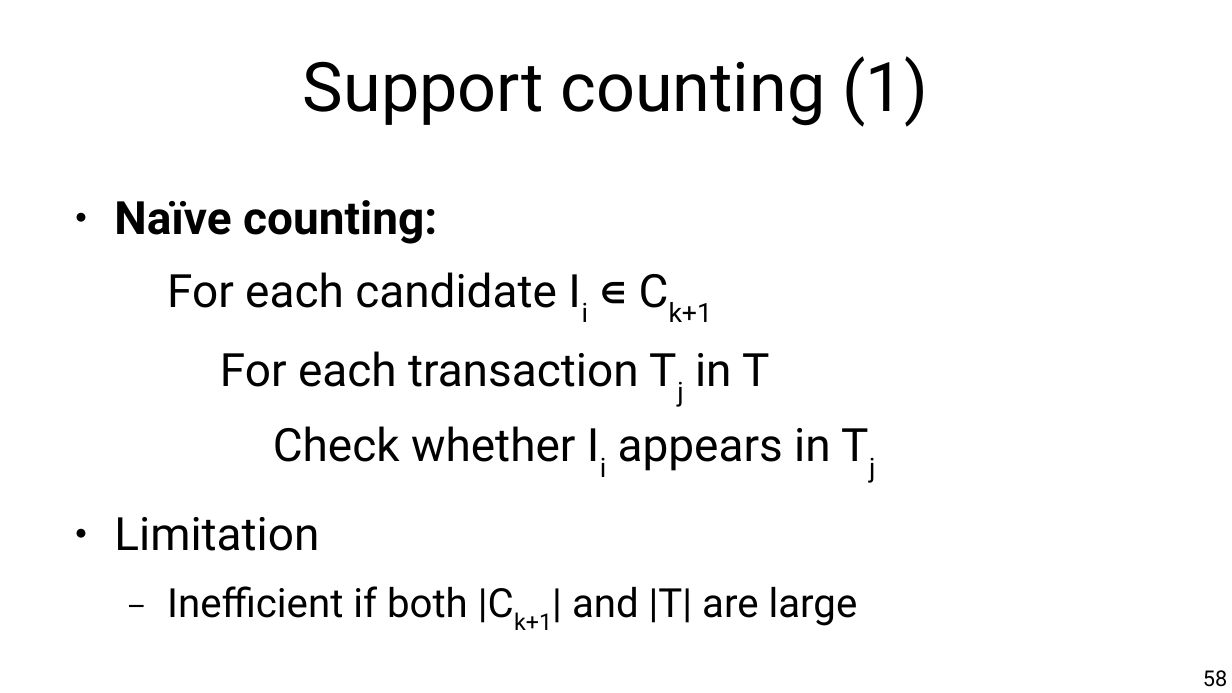
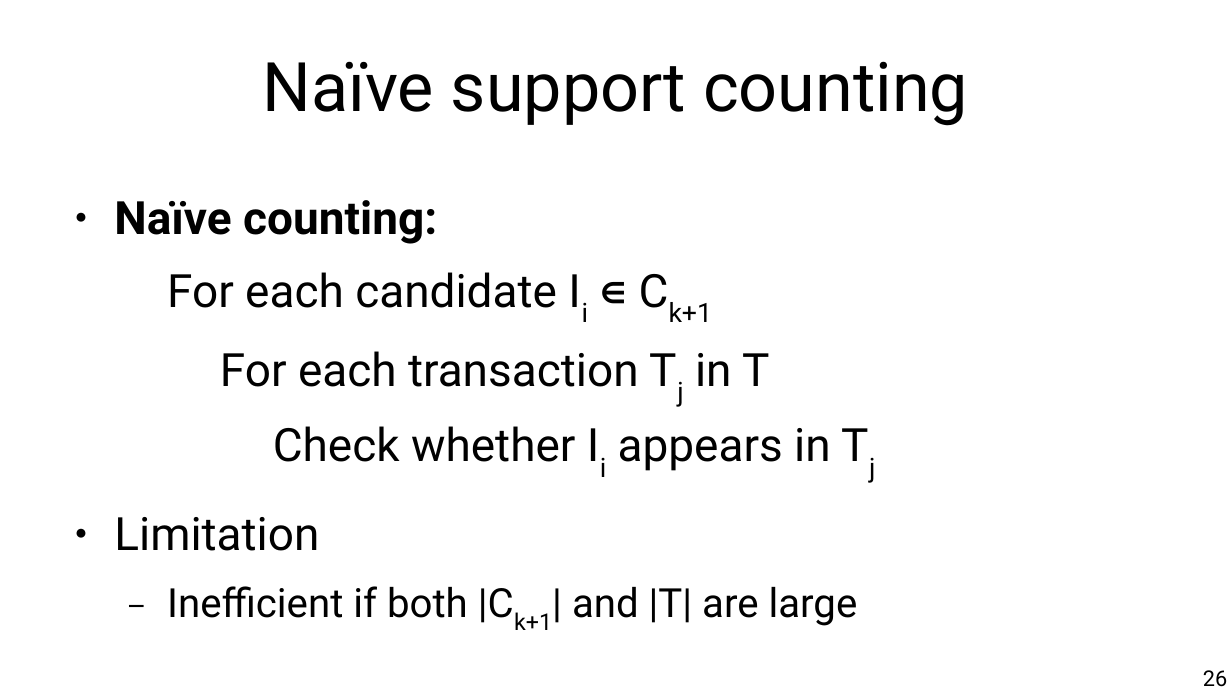
Before and after one commit to chatox/data-mining-course, a slide deck: slide 26 of theory/tt06_association_rule_mining.odp (slide 58 before the commit). Drawn at 1232x693 pixels with LibreOffice and Linux fonts; fonts in the diff are those of the drawing. Boxes give left, top, right and bottom in pixels: in the first picture for what was removed or moved away, otherwise in the second. Text is boxed around its words. In the diff, an @@ line names an element or a change of style, - is before the commit and + after.

```diff
--- a/theory/tt06_association_rule_mining.odp
+++ b/theory/tt06_association_rule_mining.odp
@@ title at (262, 61, 968, 126): text changed @@
-Support counting (1)
+Naïve support counting
@@ page number at (1203, 670, 1227, 687): text changed @@
-58
+26
```
Also in this commit, not shown: 5 other slides changed, 32 slides removed, 1 other file.
